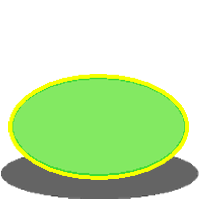
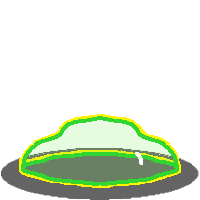
Comparing the layer stacks of the two 200x200 images. Changes:
painted on "Paint Layer 1" over [left=1, top=74, right=191, bottom=192]
added layer "Paint Layer 2" above "Background" over [left=1, top=74, right=191, bottom=200]
painted on "Background" (1st of 3) over [left=1, top=74, right=199, bottom=200]
